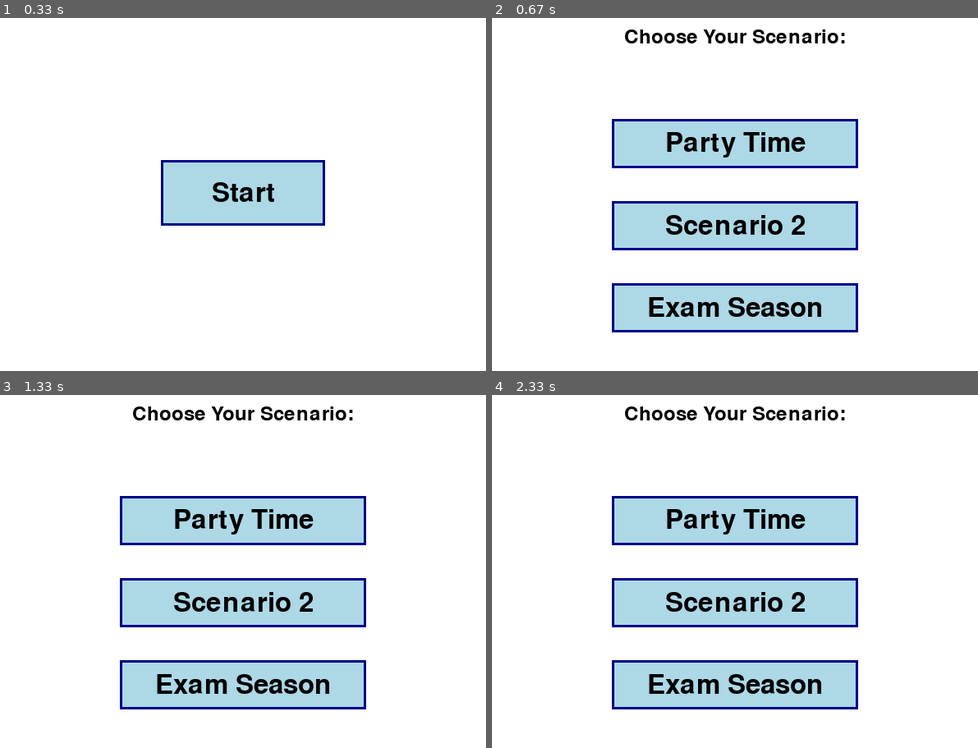
Above: before the commit, frames 1-4 (two rows, left to right).
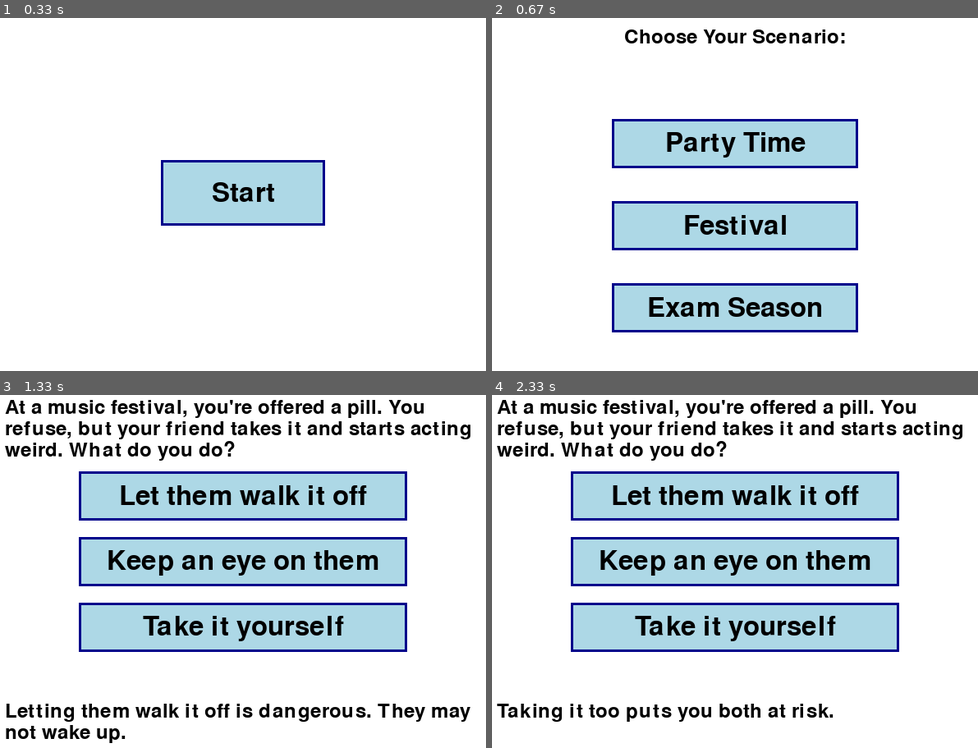
Above: after the commit, the same moments.

Repository: 19662005/CSProject2
Game: pygame game, started from pygameinstall.py
Same seed, same stepped clock (60 frames per second), same inputs: the game is played once before the commit and once after it.
Inputs (mouse positions are in pixels of both pictures, inside the frame that each line leads up to):
- Up to frame 1 (0.33 s): no input
- Up to frame 2 (0.67 s): click (735, 194) at 0.38 s
- Up to frame 3 (1.33 s): click (243, 603) at 0.72 s, where only the run after the commit has a clickable "Festival"; click (82, 511) at 1.05 s
- Up to frame 4 (2.33 s): click (735, 560) at 1.38 s, where only the run after the commit has a clickable "Keep an eye on them"; click (608, 490) at 1.72 s; click (744, 610) at 2.05 s

Frame 1 is identical in both runs. In frame 2, 0.8% of the frame differs, in the area x 35-65%, y 55-62%; in frame 3, 42%, in the area x 1-97%, y 1-99%; in frame 4, 41%.

Commit message:
Scenario3
Claire: 2 hours. I was debugging a lot, trying to add the work that Carlos did in a separate text file to our main code and adapt it to the language that Molly and I used in the two other scenarios so that it would be more clear and could serve as a basis for afterwards

Diff:
--- a/pygameinstall.py
+++ b/pygameinstall.py
@@ -41,6 +41,10 @@
 SCENARIO_1_SCENE2 = "scenario1_scene2"
 SCENARIO_1_SCENE3 = "scenario1_scene3"
 
+SCENARIO_2_SCREEN = 'scenario_2_screen'
+SCENARIO_2_SCENE2 = 'scenario_2_scene2'
+
+
 # Define the draw_wrapped_text function
 def draw_wrapped_text(surface, text, x, y, font, color, width):
     words = text.split(' ')
@@ -91,7 +95,7 @@
     current_screen = SCENARIO_SELECT
 
 def play_again():
-    global current_screen, scenario1_selected, scenario1_selected2, scenario1_selected3, scenario3_selected, scenario3_selected2, scenario3_selected3
+    global current_screen, scenario1_selected, scenario1_selected2, scenario1_selected3, scenario2_selected1, scenario2_selected2, scenario3_selected, scenario3_selected2, scenario3_selected3
     scenario1_selected = None
     scenario1_selected2 = None
     scenario1_selected3 = None
@@ -99,6 +103,8 @@
     scenario3_selected2 = None
     scenario3_selected3 = None
     current_screen = SCENARIO_SELECT
+    scenario2_selected1 = None
+    scenario2_selected2 = None
 
 def exit_game():
     pygame.quit()
@@ -181,7 +187,6 @@
         scenario1_feedback2 = "You risk the chance of an overdose, but you do have a trusted individual to call for help if needed. This is still dangerous."
     elif index == 2:
         scenario1_feedback2 = "You called 911 and medical professionals were able to help you avoid an overdose."
-
     pygame.time.set_timer(pygame.USEREVENT + 4, 2500)
 
 
@@ -211,7 +216,57 @@
 
 
 def scenario_2():
-    print("Scenario 2 selected")
+    global current_screen
+    current_screen = SCENARIO_2_SCREEN
+
+#Scenario 2 Scene 1 prompt
+scenario2_question1 = "At a music festival, you're offered a pill. You refuse, but your friend takes it and starts acting weird. What do you do?"
+scenario2_feedback1 = ""
+scenario2_selected1 = None
+
+# Scenario 2 Scene 1 answers options
+scenario2_buttons1 = [
+    Button("Let them walk it off", WIDTH//2 - 200, 120, 400, 60, lambda: scenario2_scene1_choice(0)),
+    Button("Keep an eye on them", WIDTH//2 - 200, 200, 400, 60, lambda: scenario2_scene1_choice(1)),
+    Button("Take it yourself", WIDTH//2 - 200, 280, 400, 60, lambda: scenario2_scene1_choice(2)),
+]
+
+# Scenario 2 Scene 1 feedback and responses
+def scenario2_scene1_choice(index):
+    global scenario2_selected1, scenario2_feedback1
+    scenario2_selected1 = index
+    if index == 0:
+        scenario2_feedback1 = "Letting them walk it off is dangerous. They may not wake up."
+    elif index == 1:
+        scenario2_feedback1 = "Keeping an eye on them may save them."
+    elif index == 2:
+        scenario2_feedback1 = "Taking it too puts you both at risk."
+    pygame.time.set_timer(pygame.USEREVENT + 5, 2500)
+
+# Scenario 2 Scene 2 prompt
+scenario2_question2 = "Your friend is unconscious and struggling to breathe. What do you do?"
+scenario2_feedback2 = ""
+scenario2_selected2 = None
+
+# Scenario 2 Scene 2 options
+scenario2_buttons2 = [
+    Button("Call 911, check for pulse", WIDTH//2 - 200, 120, 400, 60, lambda: scenario2_scene2_choice(0)),
+    Button("Move to a quiet place", WIDTH//2 - 200, 200, 400, 60, lambda: scenario2_scene2_choice(1)),
+    Button("Wait for another friend", WIDTH//2 - 200, 280, 400, 50, lambda: scenario2_scene2_choice(2)),
+]
+
+# Scenario 2 Scene 2 feedback and responses
+def scenario2_scene2_choice(index):
+    global scenario2_selected2, scenario2_feedback2
+    scenario2_selected2 = index
+    if index == 0:
+        scenario2_feedback2 = "Great response. You might have saved your friend’s life."
+    elif index == 1:
+        scenario2_feedback2 = "You risk your friend's chance of an overdose. This is very dangerous."
+    elif index == 2:
+        scenario2_feedback2 = "You and your friend are not equipped in case of an overdose. This is dangerous."
+    pygame.time.set_timer(pygame.USEREVENT + 2, 2500)
+
 
 def scenario_3():
     global current_screen
@@ -296,7 +351,7 @@
 start_button = Button("Start", WIDTH//2 - 100, HEIGHT//2 - 40, 200, 80, start_game)
 scenario_buttons = [
     Button("Party Time", WIDTH//2 - 150, 150, 300, 60, scenario_1),
-    Button("Scenario 2", WIDTH//2 - 150, 250, 300, 60, scenario_2),
+    Button("Festival", WIDTH//2 - 150, 250, 300, 60, scenario_2),
     Button("Exam Season", WIDTH//2 - 150, 350, 300, 60, scenario_3),
 ]
 
@@ -319,6 +374,7 @@
                 for button in scenario_buttons:
                     if button.is_clicked(pos):
                         button.callback()
+            # Scenario 1
             elif current_screen == SCENARIO_1_SCREEN:
                 for button in scenario1_buttons1:
                     if button.is_clicked(pos):
@@ -335,7 +391,16 @@
                 for button in summary_buttons:
                     if button.is_clicked(pos):
                         button.callback()
-
+        # Scenario 2
+            if current_screen == SCENARIO_2_SCREEN:
+                for button in scenario2_buttons1:
+                    if button.is_clicked(pos):
+                        button.callback()
+            elif current_screen == SCENARIO_2_SCENE2:
+                for button in scenario2_buttons2:
+                    if button.is_clicked(pos):
+                        button.callback()
+        # Scenario 3
             if current_screen == SCENARIO_3_SCREEN:
                 for button in scenario3_buttons1:
                     if button.is_clicked(pos):
@@ -392,6 +457,15 @@
                 current_screen = SCENARIO_1_SCENE3
                 pygame.time.set_timer(pygame.USEREVENT + 4, 0)  # Stop the timer
 
+        elif event.type == pygame.USEREVENT + 5:
+            if current_screen == SCENARIO_2_SCREEN:
+                current_screen = SCENARIO_2_SCENE2
+                pygame.time.set_timer(pygame.USEREVENT + 5, 0)
+
+        elif event.type == pygame.USEREVENT + 2:
+            if current_screen == SCENARIO_2_SCENE2:
+                current_screen = SUMMARY_SCREEN
+                pygame.time.set_timer(pygame.USEREVENT + 2, 0)
 
 
         elif event.type == pygame.USEREVENT + 3:
@@ -439,6 +513,22 @@
         for button in summary_buttons:
             if button.is_clicked(pos):
                 button.callback()
+
+    # rendering scenario 2
+    elif current_screen == SCENARIO_2_SCREEN:
+        draw_wrapped_text(screen, scenario2_question1, 30, 30, small_font, BLACK, WIDTH - 60)
+        for button in scenario2_buttons1:
+            button.draw(screen)
+        if scenario2_selected1 is not None:
+            draw_wrapped_text(screen, scenario2_feedback1, 30, 400, small_font, BLACK, WIDTH - 60)
+
+    elif current_screen == SCENARIO_2_SCENE2:
+        draw_wrapped_text(screen, scenario2_question2, 30, 30, small_font, BLACK, WIDTH - 60)
+        for button in scenario2_buttons2:
+            button.draw(screen)
+        if scenario2_selected2 is not None:
+            draw_wrapped_text(screen, scenario2_feedback2, 30, 400, small_font, BLACK, WIDTH - 60)
+
 
    # rendering scenario 3
     elif current_screen == SCENARIO_3_SCREEN:
